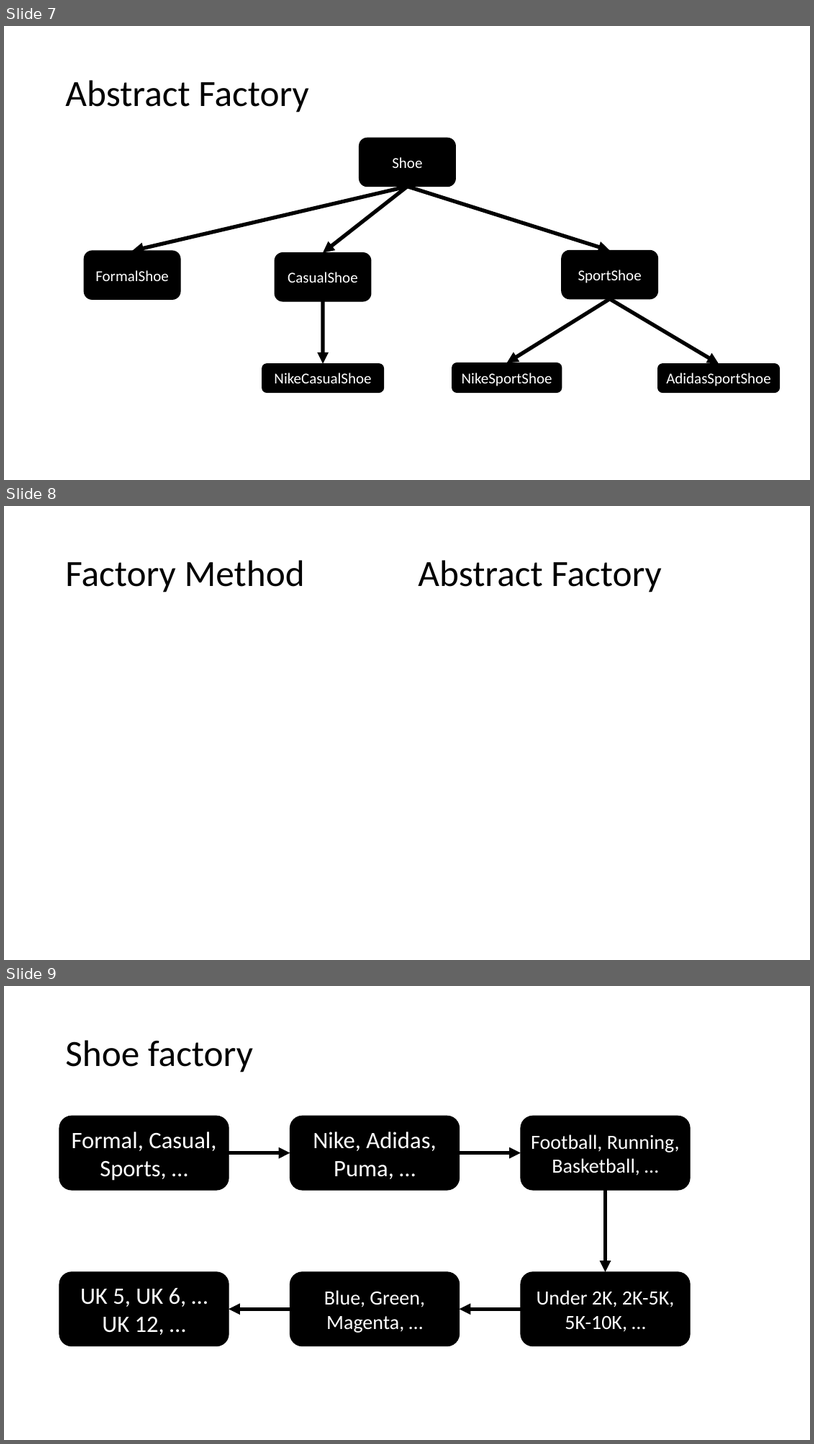
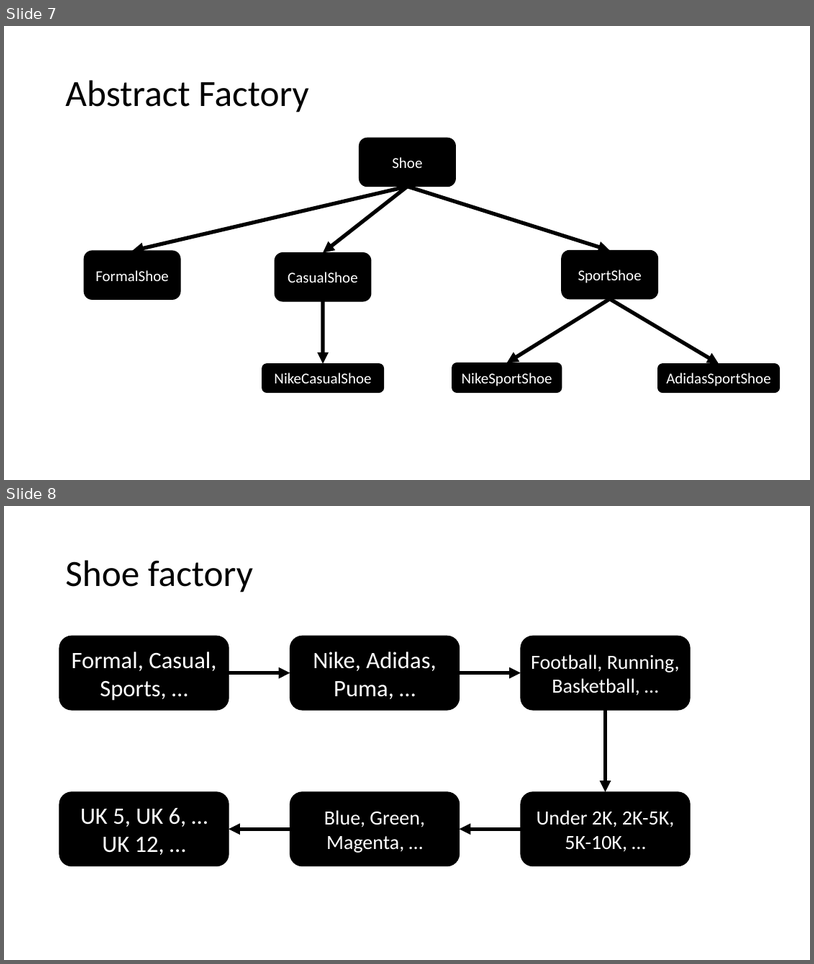
Before and after one commit to ynaman1000/DesignPatterns, a slide deck: Design Patterns.pptx. Shown one above the other, each under a label of ours: slides 7, 8 and 9 before the commit, slides 7 and 8 after it. The pictures are 814x1444 and 814x964 pixels, drawn with LibreOffice and Linux fonts; fonts in the diff are those of the drawing. Boxes give left, top, right and bottom in pixels: in the first picture for what was removed or moved away, otherwise in the second. Text is boxed around its words. In the diff, an @@ line names an element or a change of style, - is before the commit and + after.

```diff
--- a/Design Patterns.pptx
+++ b/Design Patterns.pptx
@@ slide 8 removed at bbox=[4, 506, 810, 960], background #FFFFFF @@
@@ title removed at bbox=[65, 560, 305, 592] @@
-Factory Method
@@ text removed at bbox=[418, 560, 662, 592] @@
-Abstract Factory
@@ what was slide 9 is now slide 8 @@
```
Also in this commit, not shown: 2 slides changed, 3 slides added.
